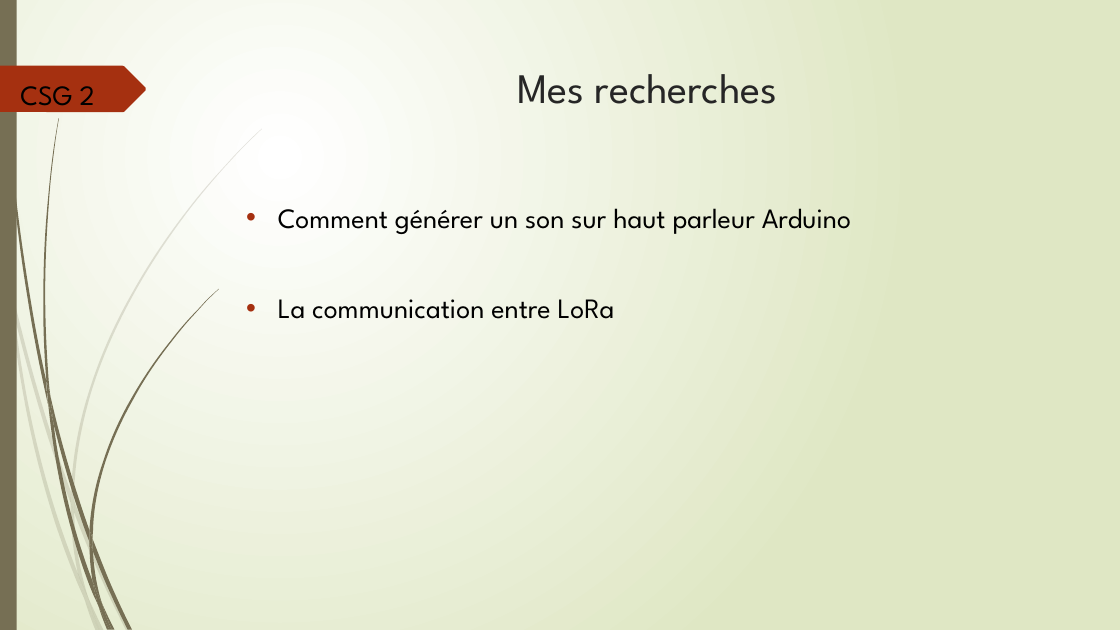
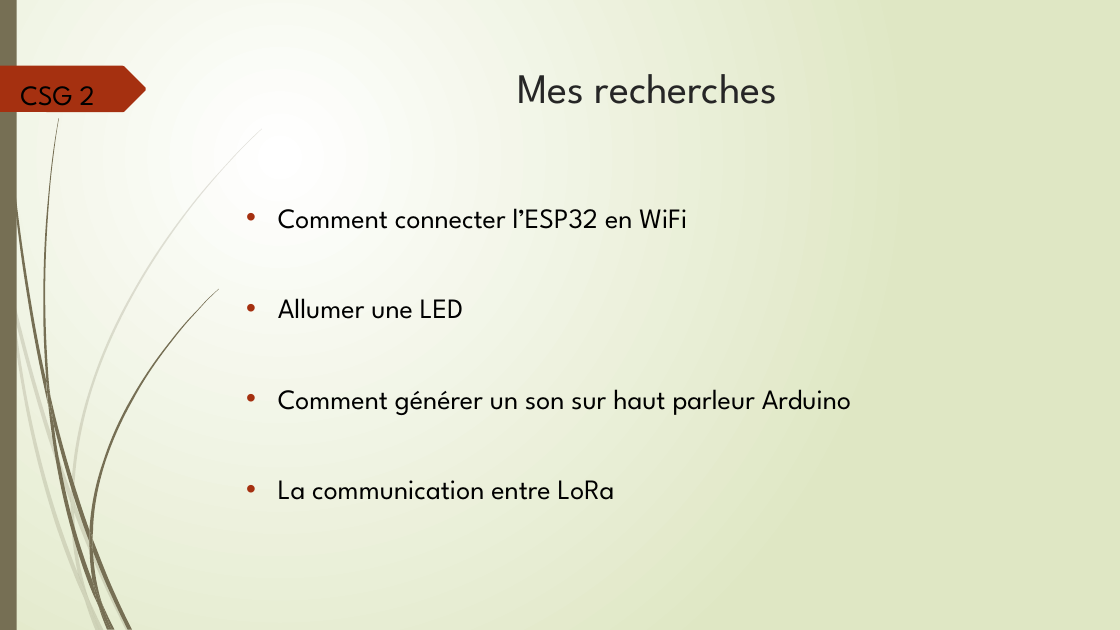
Before and after one commit to BtsSnirGpe/2020csg2, a slide deck: slide 7 of e3/doc/2020_csg2-PMT-E3-rev-1.pptx (slide 8 before the commit). Drawn at 1120x630 pixels with LibreOffice and Linux fonts; fonts in the diff are those of the drawing. Boxes give left, top, right and bottom in pixels: in the first picture for what was removed or moved away, otherwise in the second. Text is boxed around its words. In the diff, an @@ line names an element or a change of style, - is before the commit and + after.

```diff
--- a/e3/doc/2020_csg2-PMT-E3-rev-1.pptx
+++ b/e3/doc/2020_csg2-PMT-E3-rev-1.pptx
@@ text at [278,208,687,319]: paragraphs added @@
+• Comment connecter l’ESP32 en WiFi
+• Allumer une LED
```
Also in this commit, not shown: 2 other slides changed, 1 slide added, 1 slide removed, 2 other files.
